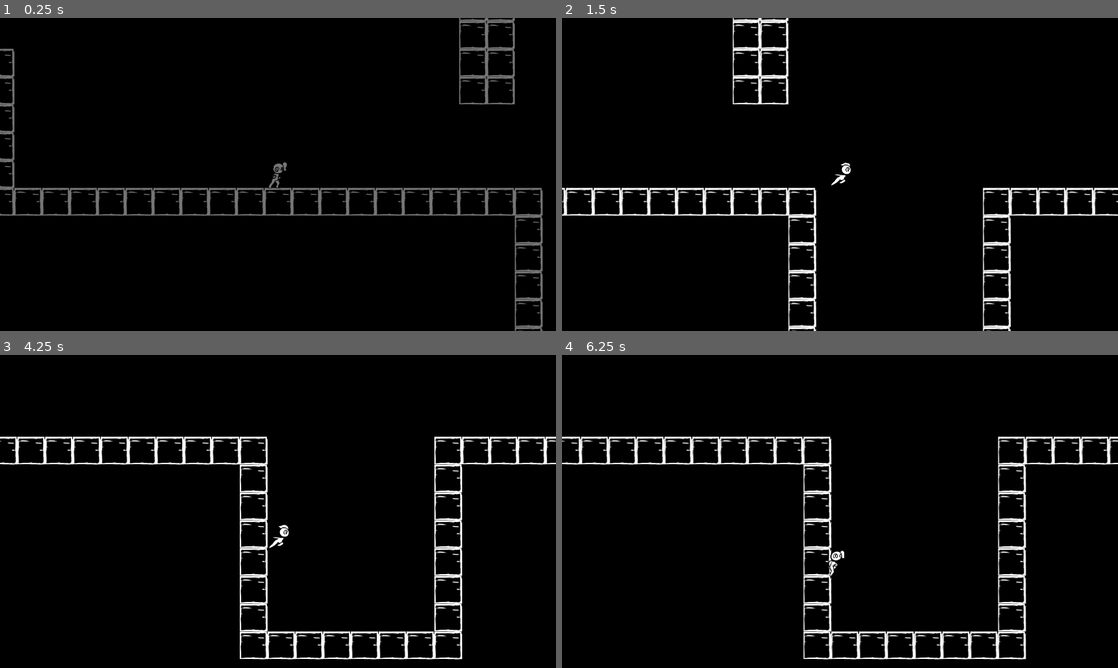
Above: before the commit, frames 1-4 (two rows, left to right).
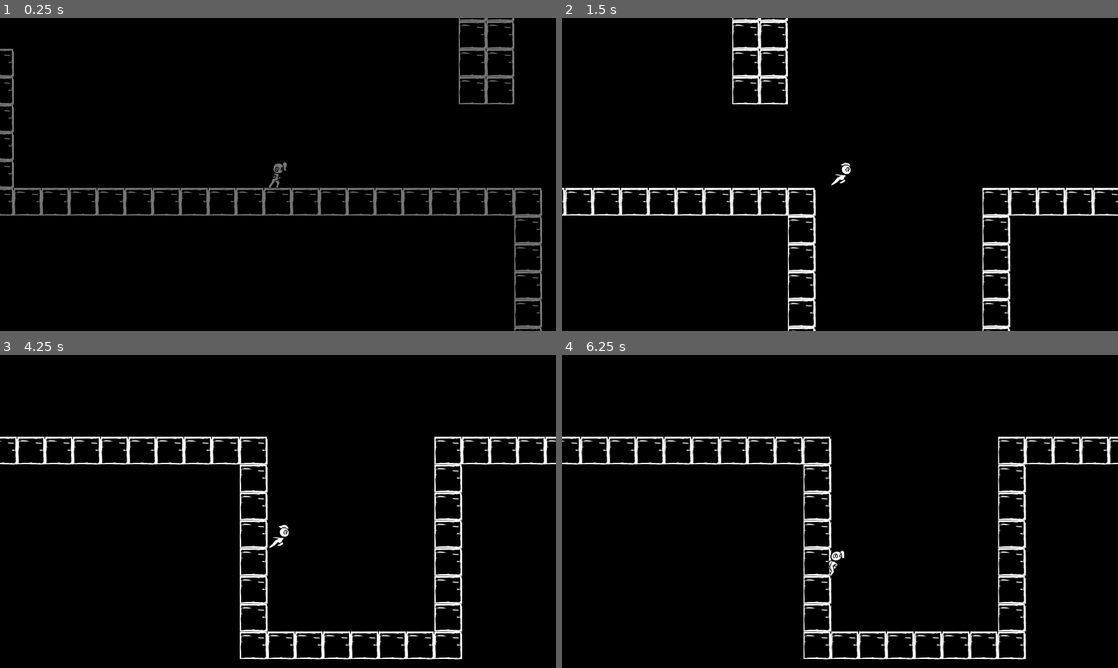
Above: after the commit, the same moments.

Repository: kalebye2/godot-wild-jam-31
Game: Godot game, scene res://scene/init.tscn
The game is run twice, just before and just after one commit, with the same random seed, the same clock (stepped at 60 frames per second) and the same inputs.
Inputs (mouse positions are in pixels of both pictures, inside the frame that each line leads up to):
- Up to frame 1 (0.25 s): no input
- Up to frame 2 (1.5 s): tap Enter at 0.5 s; move the mouse to (962, 158) at 0.52 s; hold Right (walk_right) from 0.53 s (still down); tap C (dash) at 0.6, 1.35 s; tap Up (jump) at 0.77 s; move the mouse to (728, 190) at 1.27 s
- Up to frame 3 (4.25 s): tap Up (jump) at 1.52, 3.02, 3.77 s; move the mouse to (333, 442) at 2.02 s; release Right (walk_right) at 2.03 s; hold Left (walk_left) 2.03-2.78 s; tap C (dash) at 2.1, 2.85, 3.6 s; move the mouse to (250, 574) at 2.77 s; hold Right (walk_right) from 2.78 s (still down); move the mouse to (444, 558) at 3.52 s
- Up to frame 4 (6.25 s): move the mouse to (673, 464) at 4.27 s; release Right (walk_right) at 4.28 s; hold Left (walk_left) 4.28-5.03 s; tap C (dash) at 4.35, 5.1, 5.85 s; tap Up (jump) at 4.52, 6.02 s; move the mouse to (867, 511) at 5.02 s; hold Right (walk_right) 5.03-5.78 s; move the mouse to (756, 433) at 5.77 s; hold Left (walk_left) from 5.78 s (still down)

The runs differ from the first frame. In frame 1, 1.2% of the frame differs, in the area x 0-98%, y 0-100%; in frame 2, 1.9%, in the area x 0-100%, y 0-100%; in frame 3, less than 0.1%; in frame 4, less than 0.1%.

Commit message:
Snap do grid

Diff:
--- a/scene/levels/level0.tscn
+++ b/scene/levels/level0.tscn
@@ -19,7 +19,7 @@
 position = Vector2( 328.726, 508.742 )
 
 [node name="player_spawn" parent="." index="6"]
-position = Vector2( 670.859, 792.355 )
+position = Vector2( 672, 800 )
 
 [node name="cam_limit_left_top" parent="." index="7"]
 position = Vector2( -1291.02, -0.49649 )
